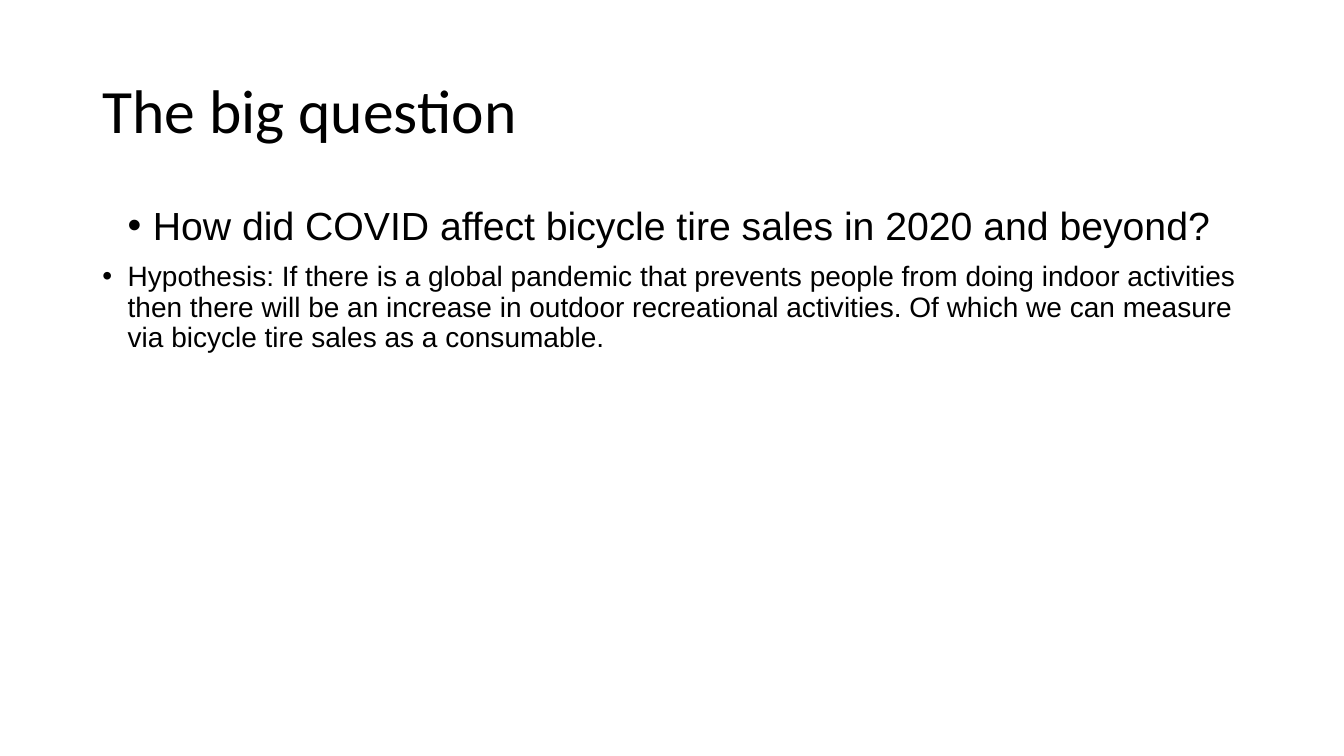
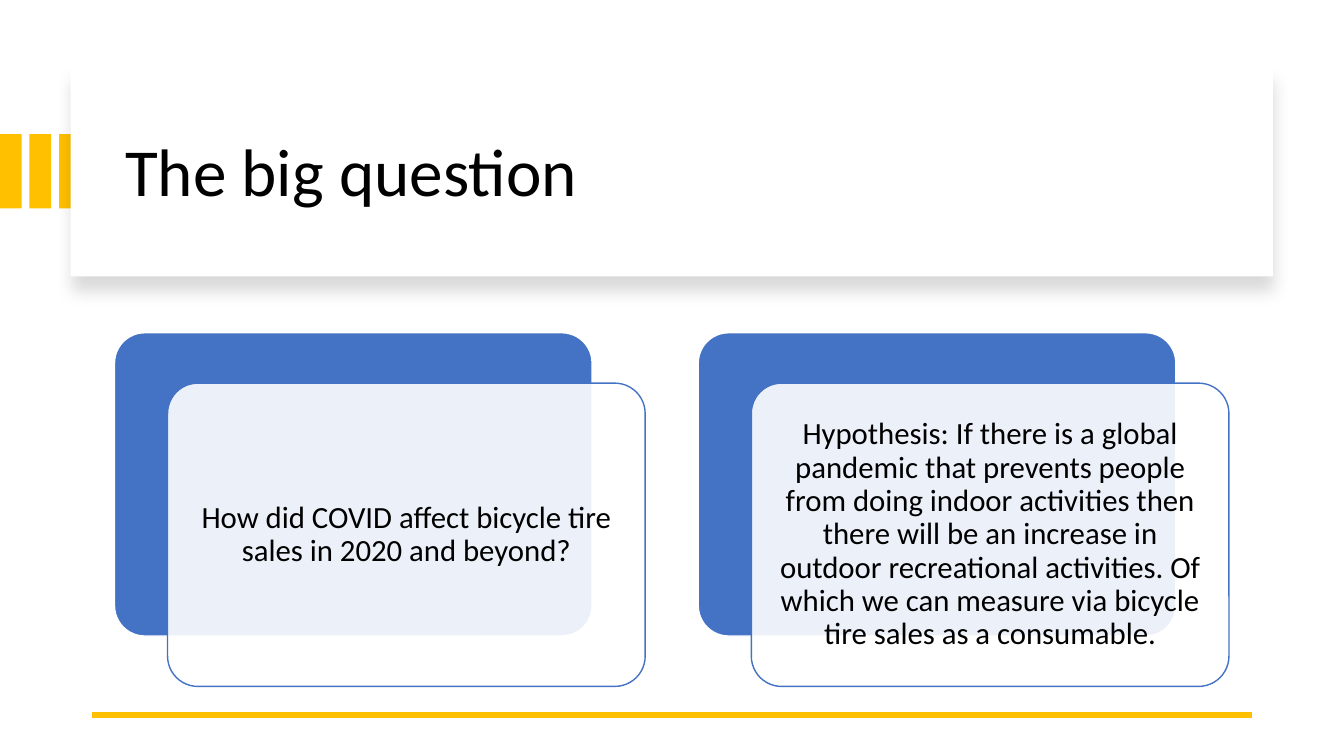
Before and after one commit to 2Delta/GT-Coding-Boot-Camp_Project-1, a slide deck: slide 4 of Project_power_point.pptx. Drawn at 1344x756 pixels with LibreOffice and Linux fonts; fonts in the diff are those of the drawing. Boxes give left, top, right and bottom in pixels: in the first picture for what was removed or moved away, otherwise in the second. Text is boxed around its words. In the diff, an @@ line names an element or a change of style, - is before the commit and + after.

```diff
--- a/Project_power_point.pptx
+++ b/Project_power_point.pptx
@@ rectangle added at (71, 68, 1273, 276), fill #FFFFFF @@
@@ title "The big question": place and size @@
-title "The big question" at (102, 90, 517, 144)
+title "The big question" at (125, 149, 577, 208)
@@ title "The big question" at (125, 149, 577, 208): size 44 to 48 pt @@
@@ rectangle added at (0, 134, 21, 209), fill #FFC000 @@
@@ rectangle added at (29, 134, 50, 209), fill #FFC000 @@
@@ rectangle added at (59, 134, 81, 209), fill #FFC000 @@
@@ text at (153, 211, 1210, 248): paragraph removed @@
-• How did COVID affect bicycle tire sales in 2020 and beyond?
@@ group added at (115, 333, 1229, 687): 4 rounded rectangles, 1 text @@
+How did COVID affect bicycle tire sales in 2020 and beyond?
@@ text "Hypothesis: If there is a ...": place and size @@
-text "Hypothesis: If there is a ..." at (128, 211, 1234, 352)
+text "Hypothesis: If there is a ..." at (780, 422, 1200, 645)
@@ text "Hypothesis: If there is a ..." at (780, 422, 1200, 645): size 20 to 22 pt, font Arial to Calibri; alignment left to centre; bullet • to none; less space between paragraphs; vertical alignment top to middle @@
@@ line added from (1252, 715) to (93, 715), #FFC000 4.5 pt @@
```
Also in this commit, not shown: 6 other slides changed, 4 slides added, 3 slides removed, 1 other file.
